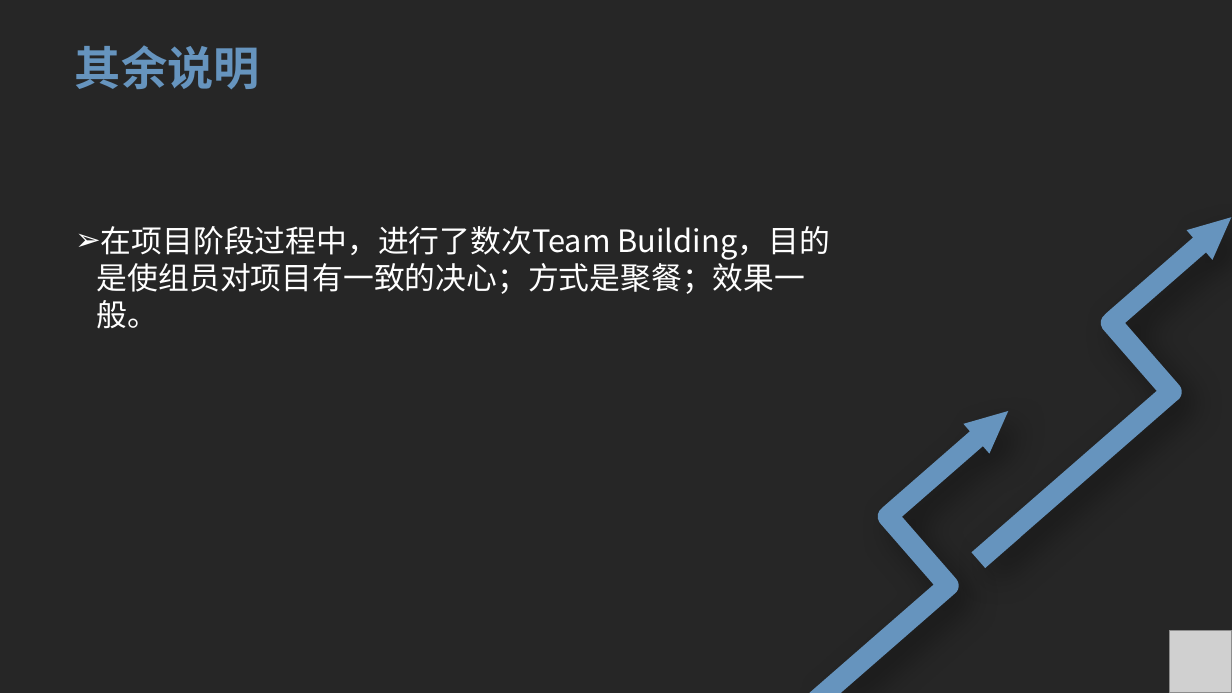
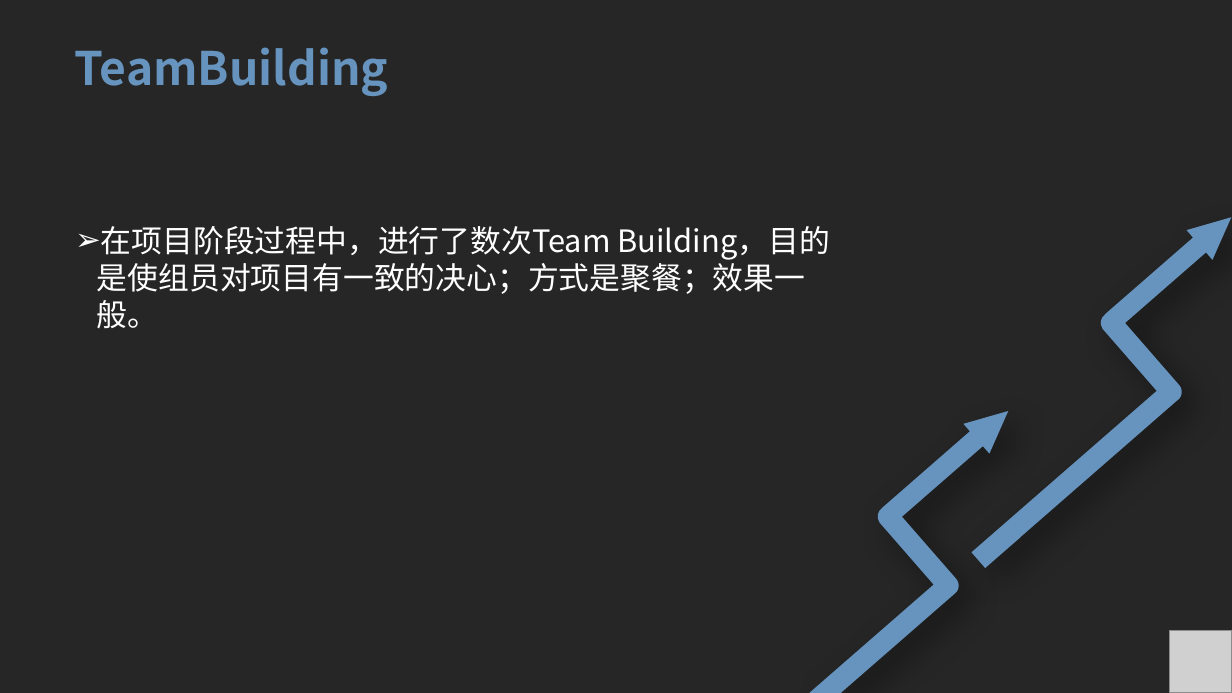
Before and after one commit to ToryXu0407/Project_yc, a slide deck: slide 15 of 需求工程/需求变更/需求变更.pptx (slide 8 before the commit). Drawn at 1232x693 pixels with LibreOffice and Linux fonts; fonts in the diff are those of the drawing; grey boxes stand for pictures. Boxes give left, top, right and bottom in pixels: in the first picture for what was removed or moved away, otherwise in the second. Text is boxed around its words. In the diff, an @@ line names an element or a change of style, - is before the commit and + after.

```diff
--- a/需求工程/需求变更/需求变更.pptx
+++ b/需求工程/需求变更/需求变更.pptx
@@ title at (75, 47, 389, 96): text changed @@
-其余说明
+TeamBuilding
```
Also in this commit, not shown: 4 other slides changed, 16 slides added, 9 other files.
